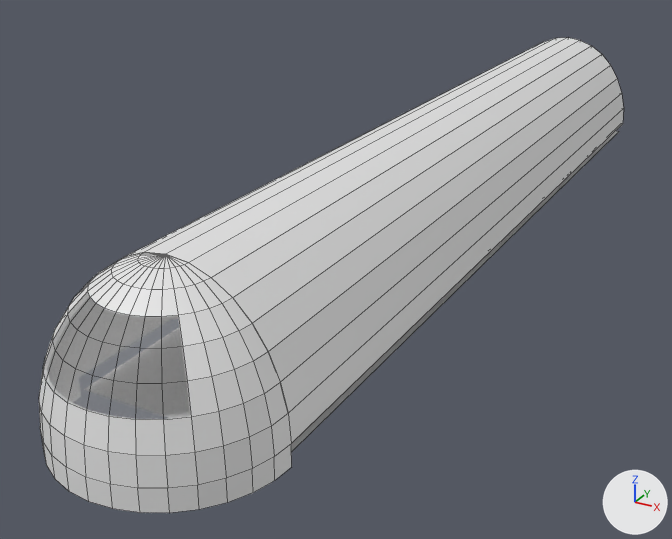
Before and after pictures for a commit that changed the Blender file Assets/Blender/FLASH Front.blend.
The view is the same before and after, from a camera (50 mm lens) standing at (7.9, -9.4, 8.3) and looking at (-1.3, 7.3, -0.1). The lights are fixed; the arrows at lower right show +X, +Y and +Z. Mesh edges are drawn as thin lines.

The first picture shows 'Body', 'Cylinder', 'Floor', 'Sphere', 'Window'.
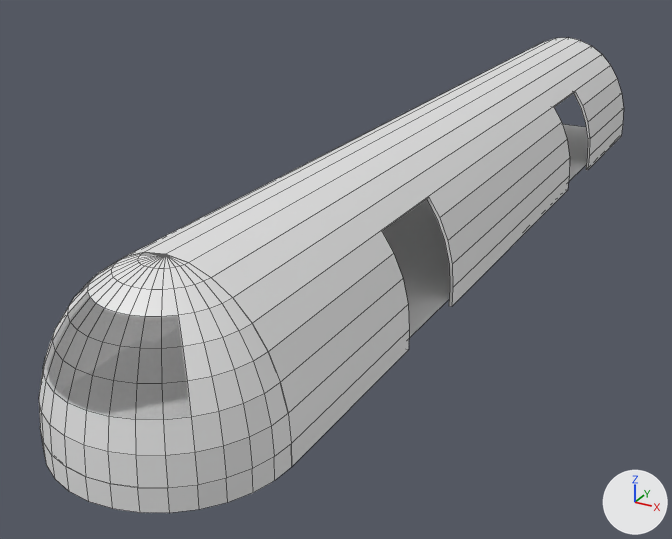
Commit message: FLASH doors & driver's cabin floor

The edits, one by one:
me_plane has 4 vertices, 1 face and spans x -2.0..2.0, y -2.0..2.0, z 0.0.
me_plane is used by ob_floor; location (0.0, 10.0, 0.5); scale (0.96, 5.0, 1.0).
Verts and faces of me_plane; kept vertices keep their numbers, new ones are numbered from 4.
Before the commit, vertices of me_plane: 0 (-2.0, -2.0, 0.0), 1 (2.0, -2.0, 0.0).
Part 1, on me_plane:
Vertex 0 moves to (-2.0, -1.7, 0.0).
Vertex 1 moves to (2.0, -1.7, 0.0).
New vertex 7 is at (-2.0, -1.71, 0.25).
New vertex 8 is at (-1.96, -2.08, 0.25).
New vertex 9 is at (-1.85, -2.15, 0.25).
New vertex 10 is at (-1.66, -2.22, 0.25).
New vertex 11 is at (-1.41, -2.28, 0.25).
New vertex 12 is at (-1.11, -2.33, 0.25).
New vertex 13 is at (-0.77, -2.37, 0.25), pixel (53, 455).
New vertex 14 is at (-0.39, -2.39, 0.25), pixel (67, 466).
New vertex 15 is at (0.0, -2.4, 0.25), pixel (86, 476).
New vertex 16 is at (0.39, -2.39, 0.25), pixel (110, 483).
New vertex 17 is at (0.77, -2.37, 0.25).
New vertex 18 is at (1.11, -2.33, 0.25).
New vertex 19 is at (1.41, -2.28, 0.25).
New vertex 20 is at (1.66, -2.22, 0.25).
New vertex 21 is at (1.85, -2.15, 0.25).
New vertex 22 is at (1.96, -2.08, 0.25).
New vertex 23 is at (2.0, -1.71, 0.25).
New faces: (7, 8, 9, 10, 11, 12, 13, 14, 15, 16, 17, 18, 19, 20, 21, 22, 23), (0, 7, 23, 1).
me_cylinder_003 is used by ob_body; location (0.0, 10.0, 0.75); rotation (1.571, 0.0, 0.0), in degrees (90, 0, 0); scale (2.0, 2.5, 2.0).
me_cylinder_003 had 68 vertices, 66 faces and spanned x -1.0..1.0, y 0.0..1.0, z -5.0..5.0.
me_cylinder_003 now has 84 vertices, 82 faces and spans x -1.0..1.0, y -0.16..1.0, z -5.0..5.0.
Part 2, on me_cylinder_003:
2 faces are deleted.
8 vertices are added at x -1.0..1.0, y 0.0, z -5.0..5.0.
8 new vertices lie (0.0, -0.16, 0.0) away from vertices in x -1.0..1.0, y 0.0, z -5.0..5.0.
18 new faces join them.
Mesh me_cube is new.
It consists of a box spanning x -1.0..1.0, y -1.0..1.0, z -1.0..1.0; a box spanning x -1.0..1.0, y -1.0..1.0, z -1.0..1.0; a box spanning x -1.0..1.0, y 9.0..11.0, z -1.0..1.0.
Object 'Body' (ob_body) gains a BOOLEAN modifier named 'Boolean'.
Modifier setting: object = ob_doors.
Object 'Doors' (ob_doors) is new; it shows me_cube.
Its location is (0.0, 5.0, 1.0).
Its scale is (3.0, 1.0, 1.5).

Pixel boxes [x1, y1, x2, y2] of what changed, in the pictures (672 x 539 px):
'Body', reshaped, modifiers changed: before [125, 38, 624, 443]; after [125, 38, 624, 466]
'Floor', reshaped: before [291, 131, 619, 452]; after [382, 124, 588, 338]
part 2 of me_cylinder_003, built on: after [291, 124, 623, 466]
